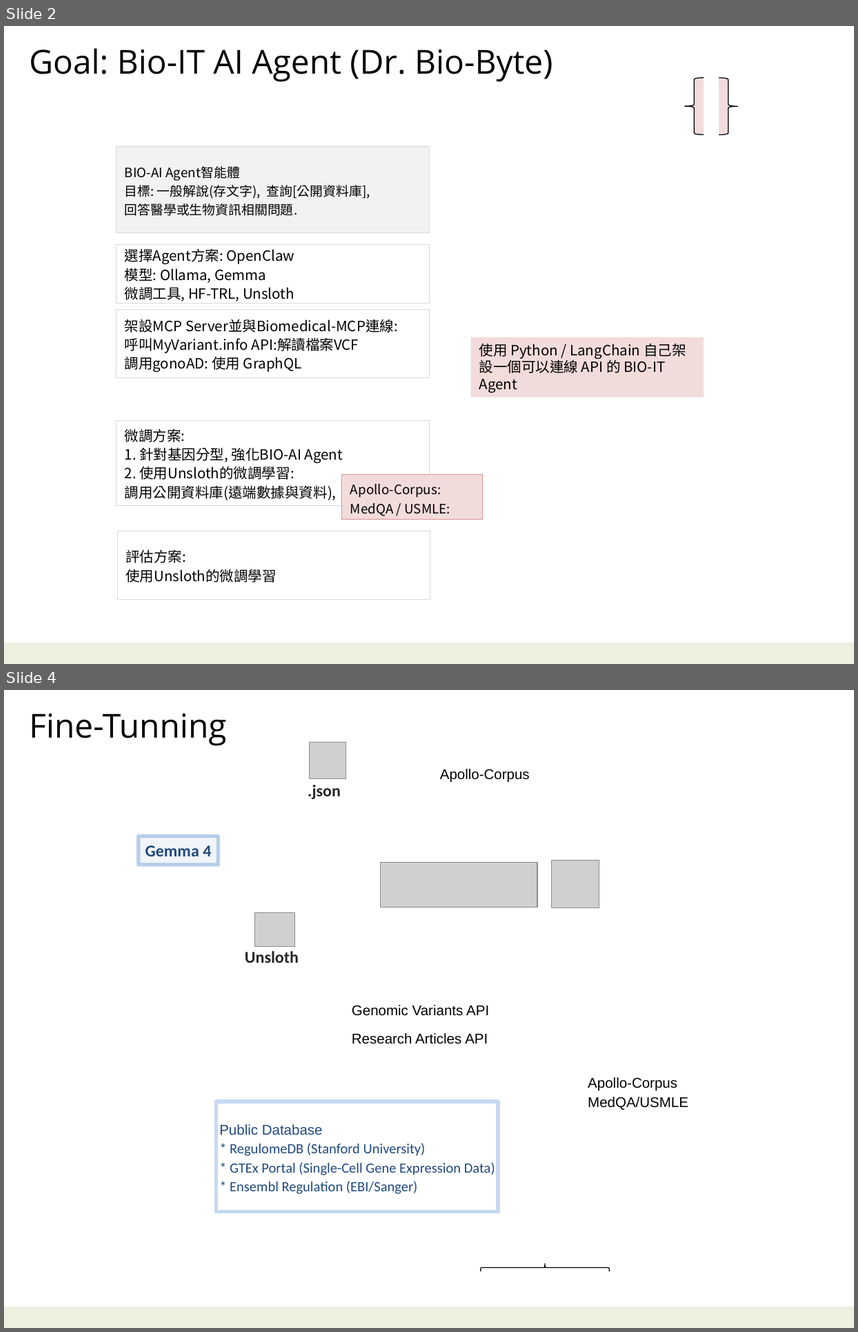
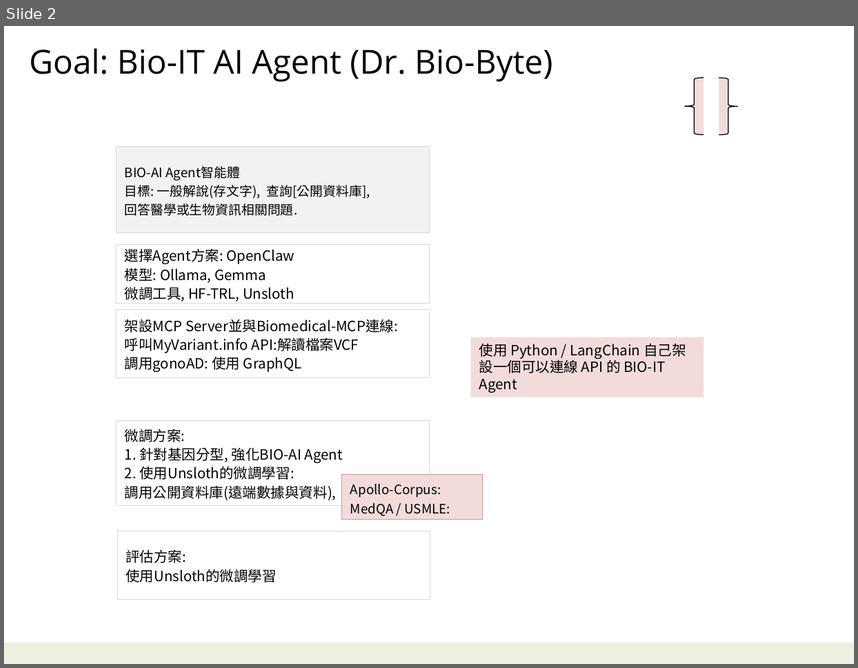
Before and after one commit to navibator/crazy-ai, a slide deck: bio-it-agent.pptx. Shown one above the other, each under a label of ours: slides 2 and 4 before the commit, slide 2 after it; the slides between them are not shown. The pictures are 858x1332 and 858x668 pixels, drawn with LibreOffice and Linux fonts; fonts in the diff are those of the drawing; grey boxes stand for pictures. Boxes give left, top, right and bottom in pixels: in the first picture for what was removed or moved away, otherwise in the second. Text is boxed around its words. In the diff, an @@ line names an element or a change of style, - is before the commit and + after.

```diff
--- a/bio-it-agent.pptx
+++ b/bio-it-agent.pptx
@@ slide 4 removed at box(4, 690, 854, 1328), background #FFFFFF; not listed: 1 template element that a slide beside it also shows @@
@@ text removed at box(29, 713, 226, 746) @@
-Fine-Tunning
@@ picture removed at box(309, 742, 346, 778) @@
@@ text removed at box(440, 769, 530, 782) @@
-Apollo-Corpus
@@ text removed at box(308, 785, 341, 799) @@
-.json
@@ rectangle removed at box(139, 836, 218, 865) @@
-Gemma 4
@@ picture removed at box(381, 862, 538, 907) @@
@@ picture removed at box(551, 860, 599, 907) @@
@@ picture removed at box(254, 913, 294, 947) @@
@@ text removed at box(245, 951, 299, 963) @@
-Unsloth
@@ text removed at box(352, 1005, 489, 1016) @@
-Genomic Variants API
@@ text removed at box(352, 1033, 488, 1044) @@
-Research Articles API
@@ text removed at box(588, 1077, 688, 1110) @@
-Apollo-Corpus
-MedQA/USMLE
@@ rectangle removed at box(217, 1101, 499, 1212) @@
-Public Database
-* RegulomeDB (Stanford University)
-* GTEx Portal (Single-Cell Gene Expression Data)
-* Ensembl Regulation (EBI/Sanger)
@@ right brace removed at box(481, 1263, 610, 1271) @@
```
Also in this commit, not shown: 4 slides changed, 1 slide added, 1 other slide removed, 1 other file.
